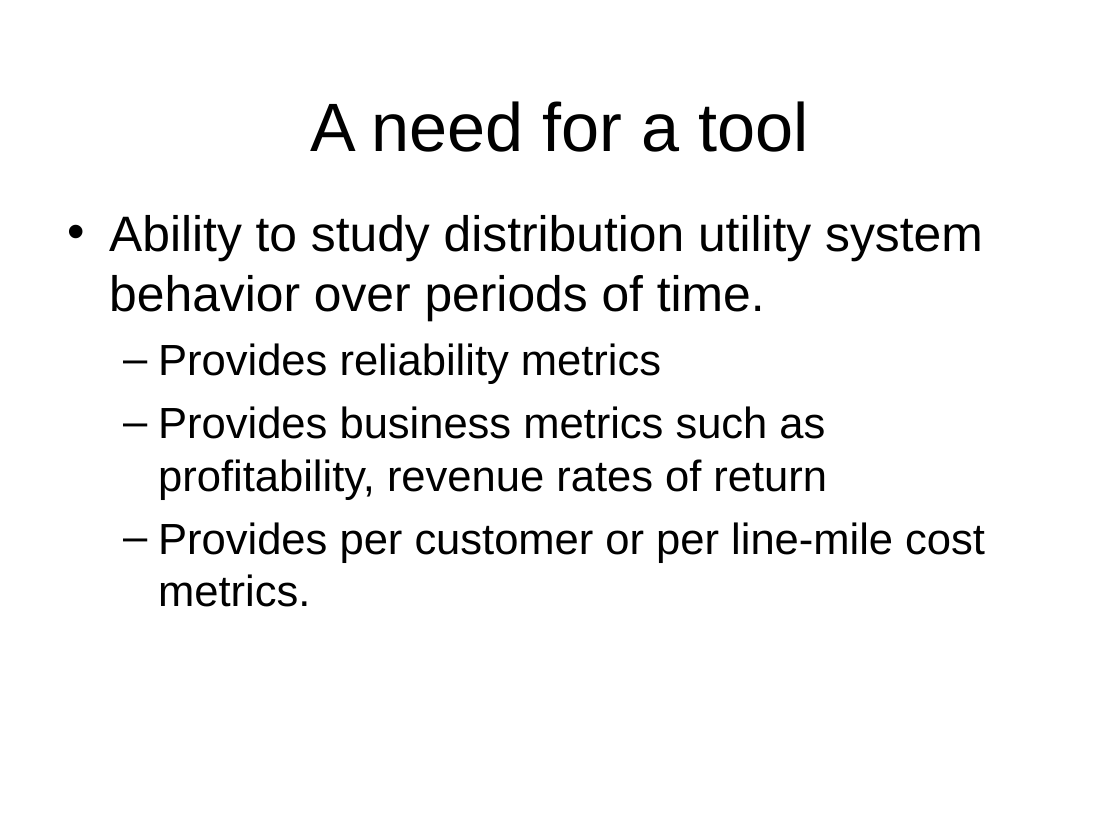
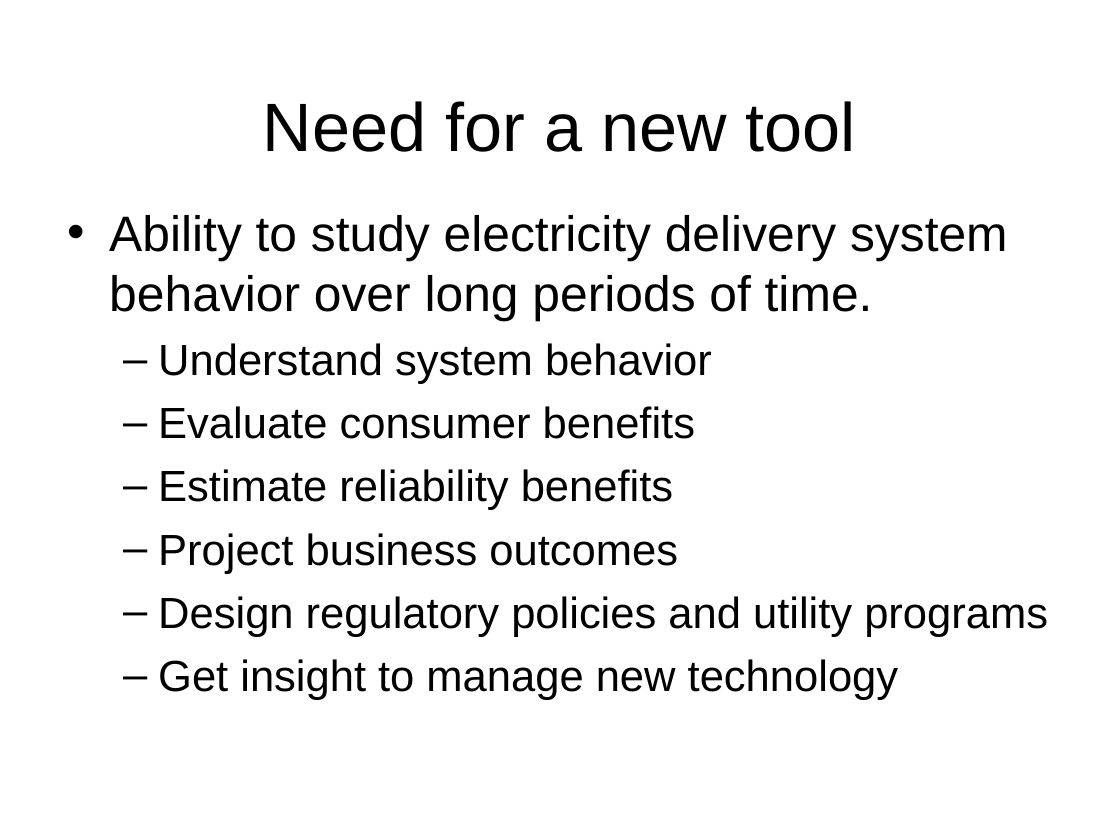
Before and after one commit to gridlab-d/course, a slide deck: slide 9 of 1.0 - Why GridLAB-D.pps (slide 8 before the commit). Drawn at 1120x840 pixels with LibreOffice and Linux fonts; fonts in the diff are those of the drawing; background and template pictures are left out. Boxes give left, top, right and bottom in pixels: in the first picture for what was removed or moved away, otherwise in the second. Text is boxed around its words. In the diff, an @@ line names an element or a change of style, - is before the commit and + after.

```diff
--- a/1.0 - Why GridLAB-D.pps
+++ b/1.0 - Why GridLAB-D.pps
@@ title at (263,101,856,152): text changed @@
-A need for a tool
+Need for a new tool
@@ text at (109,215,1048,700): text changed @@
-• Ability to study distribution utility system behavior over periods of time.
-  – Provides reliability metrics
-  – Provides business metrics such as profitability, revenue rates of return
-  – Provides per customer or per line-mile cost metrics.
+• Ability to study electricity delivery system behavior over long periods of time.
+  – Understand system behavior
+  – Evaluate consumer benefits
+  – Estimate reliability benefits
+  – Project business outcomes
+  – Design regulatory policies and utility programs
+  – Get insight to manage new technology
```
Also in this commit, not shown: 8 other slides changed, 3 slides added, 2 slides removed, 4 other files.
